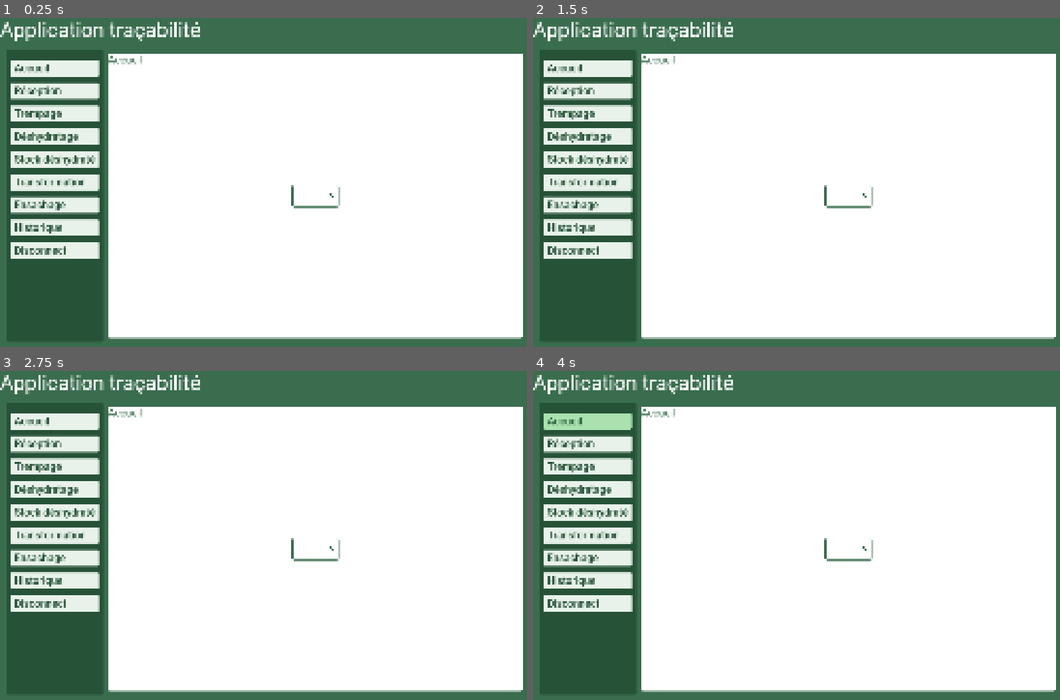
Above: before the commit, frames 1-4 (two rows, left to right).
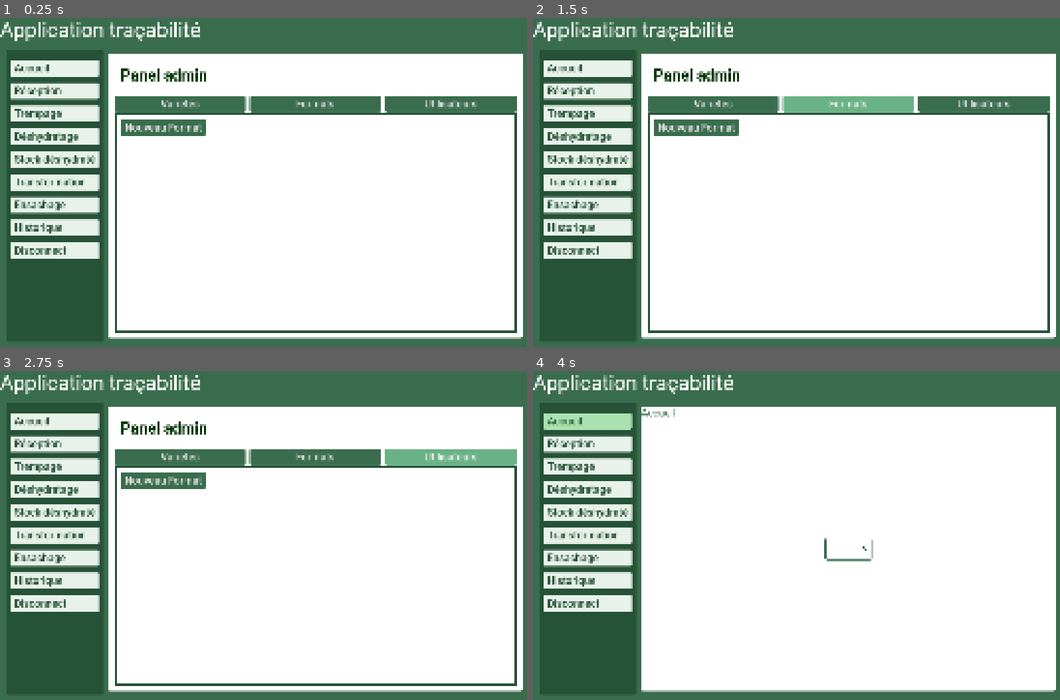
Above: after the commit, the same moments.

Repository: Animo105/tout-cru-dans-le-bec
Game: Godot game, scene res://main_app/main.tscn
Two runs of this game, one before a commit and one after it. Both use one fixed random seed, a clock stepped at 60 frames per second and the inputs below.
Inputs (mouse positions are in pixels of both pictures, inside the frame that each line leads up to):
- Up to frame 1 (0.25 s): no input
- Up to frame 2 (1.5 s): click (712, 103) at 0.5 s, where only the run after the commit has a clickable "Variétés"; click (849, 103) at 1.25 s, where only the run after the commit has a clickable "Formats"
- Up to frame 3 (2.75 s): click (453, 456) at 2 s, where only the run after the commit has a clickable "Utilisateurs"
- Up to frame 4 (4 s): click (696, 479) at 2.75 s, where only the run after the commit has a clickable "Nouveau Format"; click "Accueil" at 3.5 s

The runs differ from the first frame. In frame 1, 6.8% of the frame differs, in the area x 20-99%, y 11-96%; in frame 2, 6.8%; in frame 3, 6.8%; in frame 4, nothing differs.
Error after the commit: Parse Error: Identifier "ErrorService" not declared in the current scope. (res://scenes/admin_panel/admin_scenes/format_panel.gd:29)

Commit message:
Ajout d'un ConfirmPopup, start d'un panel admin et 3/4 autre affaire

Diff:
--- a/app_init.gd
+++ b/app_init.gd
@@ -16,6 +16,12 @@
 @onready var login_button: Button = $Login/PanelContainer/MarginContainer/VBoxContainer/LoginButton
 @onready var error_login_label: Label = $Login/PanelContainer/MarginContainer/VBoxContainer/ErrorMsg
 
+func clear() -> void:
+	username_line_edit.text = ""
+	mot_de_passe_line_edit.text = ""
+	error_login_label.text = ""
+	url_option_button.button_pressed = false
+
 # Called when the node enters the scene tree for the first time.
 func _ready() -> void:
 	# check si l'adresse par défaut existe
@@ -31,6 +37,7 @@
 	file.close()
 	url_textline.text = ip
 	HttpHelper.BASE_URL = ip
+	clear()
 
 
 func _on_set_url_button_pressed() -> void:
@@ -47,7 +54,6 @@
 
 func _on_button_toggled(toggled_on: bool) -> void:
 	url_option_panel.visible = toggled_on
-
 
 func _on_login_button_pressed() -> void:
 	login_button.disabled = true
@@ -75,4 +81,5 @@
 	Globals.is_admin = result_data.get("isAdmin", false)
 	HttpHelper.add_headers("Authorization: Bearer %s" % token)
 	# load some stuff up
+	clear()
 	SceneManager.load_from_file("res://main_app/main.tscn", false)
--- /dev/null
+++ b/assets/themes/label_title.tres
@@ -0,0 +1,15 @@
+[gd_resource type="Theme" format=3 uid="uid://cbrmgvtgi1by7"]
+
+[ext_resource type="FontFile" uid="uid://d040xuhd706he" path="res://assets/fonts/Roboto-Bold.ttf" id="1_jy71s"]
+
+[sub_resource type="StyleBoxEmpty" id="StyleBoxEmpty_q24ba"]
+content_margin_left = 30.0
+content_margin_top = 30.0
+content_margin_right = 30.0
+content_margin_bottom = 50.0
+
+[resource]
+Label/colors/font_color = Color(0, 0.19215687, 0, 1)
+Label/font_sizes/font_size = 75
+Label/fonts/font = ExtResource("1_jy71s")
+Label/styles/normal = SubResource("StyleBoxEmpty_q24ba")
--- /dev/null
+++ b/globals/autoloads/error_service/error_service.gd
@@ -0,0 +1,13 @@
+extends CanvasLayer
+
+@onready var label: Label = $PanelContainer/Label
+@onready var panel_container: PanelContainer = $PanelContainer
+@onready var timer: Timer = $Timer
+
+func display_error(text : String, time_s : float = 5):
+	label.text = text
+	panel_container.show()
+	timer.start(time_s)
+
+func _on_timer_timeout() -> void:
+	panel_container.hide()
--- /dev/null
+++ b/globals/autoloads/error_service/error_service.tscn
@@ -0,0 +1,46 @@
+[gd_scene format=3 uid="uid://b7mqutog2g2li"]
+
+[ext_resource type="Script" uid="uid://bi367alqve6qq" path="res://globals/autoloads/error_service/error_service.gd" id="1_et5tc"]
+
+[sub_resource type="StyleBoxFlat" id="StyleBoxFlat_et5tc"]
+content_margin_left = 20.0
+content_margin_top = 10.0
+content_margin_right = 20.0
+content_margin_bottom = 10.0
+bg_color = Color(0.827451, 0.9098039, 0.827451, 1)
+border_width_left = 5
+border_width_top = 5
+border_width_right = 5
+border_width_bottom = 5
+border_color = Color(0.14901961, 0.32156864, 0.21568628, 1)
+corner_radius_top_left = 10
+corner_radius_top_right = 10
+corner_radius_bottom_right = 10
+corner_radius_bottom_left = 10
+
+[node name="ErrorService" type="CanvasLayer" unique_id=1002230466]
+layer = 15
+script = ExtResource("1_et5tc")
+
+[node name="PanelContainer" type="PanelContainer" parent="." unique_id=248882557]
+visible = false
+anchors_preset = 2
+anchor_top = 1.0
+anchor_bottom = 1.0
+offset_left = 15.0
+offset_top = -95.0
+offset_right = 369.0
+offset_bottom = -15.0
+grow_vertical = 0
+theme_override_styles/panel = SubResource("StyleBoxFlat_et5tc")
+
+[node name="Label" type="Label" parent="PanelContainer" unique_id=1028355508]
+layout_mode = 2
+theme_override_colors/font_color = Color(0.9898438, 3.946722e-06, 7.70092e-07, 1)
+text = "ERROR LABEL"
+
+[node name="Timer" type="Timer" parent="." unique_id=208800745]
+wait_time = 5.0
+one_shot = true
+
+[connection signal="timeout" from="Timer" to="." method="_on_timer_timeout"]
--- a/globals/autoloads/globals.gd
+++ b/globals/autoloads/globals.gd
@@ -1,3 +1,5 @@
 extends Node
 
 var is_admin : bool = false
+
+var formats : Array[Format] = []
--- a/globals/dto/format.gd
+++ b/globals/dto/format.gd
@@ -18,3 +18,7 @@
 
 func to_request() -> Dictionary:
 	return {"format" : format}
+
+func to_byte_array() -> PackedByteArray:
+	var d = to_request()
+	return JSON.stringify(d).to_utf8_buffer()
--- a/main_app/main.gd
+++ b/main_app/main.gd
@@ -7,11 +7,16 @@
 @onready var stock_deshydrate: Control = $VBoxContainer/MarginContainer/HBoxContainer/MarginContainer/StockDeshydrate
 @onready var transformation: Control = $VBoxContainer/MarginContainer/HBoxContainer/MarginContainer/Transformation
 @onready var trempage: Control = $VBoxContainer/MarginContainer/HBoxContainer/MarginContainer/Trempage
+@onready var admin_panel: PanelContainer = $VBoxContainer/MarginContainer/HBoxContainer/MarginContainer/AdminPanel
+
+
+@onready var admin_button: Button = $VBoxContainer/MarginContainer/HBoxContainer/NavBarContainer/MarginContainer/VBoxContainer/AdminButton
 
 var scenes: Array[Control]
 
 # Called when the node enters the scene tree for the first time.
 func _ready() -> void:
+	admin_button.visible = Globals.is_admin
 	scenes = [
 		accueil,
 		deshydratage,
@@ -20,12 +25,9 @@
 		reception,
 		stock_deshydrate,
 		transformation,
-		trempage
+		trempage,
+		admin_panel
 	]
-
-# Called every frame. 'delta' is the elapsed time since the previous frame.
-func _process(delta: float) -> void:
-	pass
 
 func hideAll() -> void:
 	for x in scenes:
@@ -68,6 +70,9 @@
 	hideAll()
 	historique.show()
 
+func _on_admin_button_pressed() -> void:
+	hideAll()
+	admin_panel.show()
 
 func _on_deconexion_pressed() -> void:
 	SceneManager.load_previous_scene()
--- a/main_app/main.tscn
+++ b/main_app/main.tscn
@@ -10,6 +10,7 @@
 [ext_resource type="PackedScene" uid="uid://b0l45878o5ckr" path="res://scenes/StockDeshydrate.tscn" id="9_w48qg"]
 [ext_resource type="PackedScene" uid="uid://btbsibkhf616m" path="res://scenes/Transformation.tscn" id="10_vivmo"]
 [ext_resource type="PackedScene" uid="uid://b8shh4tfv0o53" path="res://scenes/Trempage.tscn" id="11_2cqfq"]
+[ext_resource type="PackedScene" uid="uid://c1bkkovv8oj5q" path="res://scenes/admin_panel/admin_panel.tscn" id="11_4myji"]
 
 [node name="Main" type="Control" unique_id=1765879044]
 layout_mode = 3
@@ -109,6 +110,10 @@
 "
 alignment = 0
 
+[node name="AdminButton" type="Button" parent="VBoxContainer/MarginContainer/HBoxContainer/NavBarContainer/MarginContainer/VBoxContainer" unique_id=720671242]
+layout_mode = 2
+text = "Panel admin"
+
 [node name="Deconexion" type="Button" parent="VBoxContainer/MarginContainer/HBoxContainer/NavBarContainer/MarginContainer/VBoxContainer" unique_id=406435515]
 layout_mode = 2
 text = "Disconnect"
@@ -123,6 +128,7 @@
 theme_override_constants/margin_bottom = 20
 
 [node name="Accueil" parent="VBoxContainer/MarginContainer/HBoxContainer/MarginContainer" unique_id=950256363 instance=ExtResource("4_7mycd")]
+visible = false
 layout_mode = 2
 
 [node name="Deshydratage" parent="VBoxContainer/MarginContainer/HBoxContainer/MarginContainer" unique_id=1615760622 instance=ExtResource("5_272bh")]
@@ -153,6 +159,9 @@
 visible = false
 layout_mode = 2
 
+[node name="AdminPanel" parent="VBoxContainer/MarginContainer/HBoxContainer/MarginContainer" unique_id=1385802005 instance=ExtResource("11_4myji")]
+layout_mode = 2
+
 [connection signal="pressed" from="VBoxContainer/MarginContainer/HBoxContainer/NavBarContainer/MarginContainer/VBoxContainer/Accueil" to="." method="_on_accueil_pressed"]
 [connection signal="pressed" from="VBoxContainer/MarginContainer/HBoxContainer/NavBarContainer/MarginContainer/VBoxContainer/Reception" to="." method="_on_reception_pressed"]
 [connection signal="pressed" from="VBoxContainer/MarginContainer/HBoxContainer/NavBarContainer/MarginContainer/VBoxContainer/Trempage" to="." method="_on_trempage_pressed"]
@@ -161,4 +170,5 @@
 [connection signal="pressed" from="VBoxContainer/MarginContainer/HBoxContainer/NavBarContainer/MarginContainer/VBoxContainer/transformation" to="." method="_on_transformation_pressed"]
 [connection signal="pressed" from="VBoxContainer/MarginContainer/HBoxContainer/NavBarContainer/MarginContainer/VBoxContainer/Ensachage" to="." method="_on_ensachage_pressed"]
 [connection signal="pressed" from="VBoxContainer/MarginContainer/HBoxContainer/NavBarContainer/MarginContainer/VBoxContainer/Historique" to="." method="_on_historique_pressed"]
+[connection signal="pressed" from="VBoxContainer/MarginContainer/HBoxContainer/NavBarContainer/MarginContainer/VBoxContainer/AdminButton" to="." method="_on_admin_button_pressed"]
 [connection signal="pressed" from="VBoxContainer/MarginContainer/HBoxContainer/NavBarContainer/MarginContainer/VBoxContainer/Deconexion" to="." method="_on_deconexion_pressed"]
--- /dev/null
+++ b/pop_up/pop_up.gd
@@ -0,0 +1,47 @@
+extends CanvasLayer
+class_name ConfirmPanel
+
+signal answered
+
+var is_confirmed : bool
+var edit_line_value : String :
+	get():
+		return _edit_line.text
+
+@onready var _title: Label = $CenterContainer/PanelContainer/MarginContainer/VBoxContainer/Title
+
+@onready var _edit_line: LineEdit = $CenterContainer/PanelContainer/MarginContainer/VBoxContainer/Edit
+@onready var _text_label: Label = $CenterContainer/PanelContainer/MarginContainer/VBoxContainer/Text
+
+func _reset():
+	_title.text = "PopUp"
+	_text_label.text = ""
+	_text_label.hide()
+	_edit_line.hide()
+	_edit_line.text = ""
+
+func open_popup_with_text(title : String, text : String):
+	_title.text = title
+	_reset()
+	_text_label.text = text
+	_text_label.show()
+	show()
+
+func open_popup_with_edit_line(title : String, value : String):
+	_title.text = title
+	_reset()
+	_edit_line.text = value
+	_edit_line.show()
+	show()
+
+
+func _on_confirmer_pressed() -> void:
+	hide()
+	is_confirmed = true
+	answered.emit()
+
+
+func _on_annuler_pressed() -> void:
+	hide()
+	is_confirmed = false
+	answered.emit()
--- /dev/null
+++ b/pop_up/pop_up.tscn
@@ -0,0 +1,71 @@
+[gd_scene format=3 uid="uid://c512kt248fv6q"]
+
+[ext_resource type="Theme" uid="uid://baf6xmff37gsi" path="res://assets/themes/dark_theme.tres" id="1_sctb4"]
+[ext_resource type="Script" uid="uid://dag10khhg04sb" path="res://pop_up/pop_up.gd" id="2_h5bqt"]
+
+[sub_resource type="StyleBoxFlat" id="StyleBoxFlat_g4v7s"]
+bg_color = Color(0, 0, 0, 0.12156863)
+
+[node name="PopUp" type="CanvasLayer" unique_id=1916853674]
+script = ExtResource("2_h5bqt")
+
+[node name="Panel" type="Panel" parent="." unique_id=18879720]
+anchors_preset = 15
+anchor_right = 1.0
+anchor_bottom = 1.0
+grow_horizontal = 2
+grow_vertical = 2
+theme_override_styles/panel = SubResource("StyleBoxFlat_g4v7s")
+
+[node name="CenterContainer" type="CenterContainer" parent="." unique_id=902457135]
+anchors_preset = 15
+anchor_right = 1.0
+anchor_bottom = 1.0
+grow_horizontal = 2
+grow_vertical = 2
+
+[node name="PanelContainer" type="PanelContainer" parent="CenterContainer" unique_id=486526588]
+layout_mode = 2
+theme = ExtResource("1_sctb4")
+
+[node name="MarginContainer" type="MarginContainer" parent="CenterContainer/PanelContainer" unique_id=278190599]
+layout_mode = 2
+theme_override_constants/margin_left = 30
+theme_override_constants/margin_top = 30
+theme_override_constants/margin_right = 30
+theme_override_constants/margin_bottom = 30
+
+[node name="VBoxContainer" type="VBoxContainer" parent="CenterContainer/PanelContainer/MarginContainer" unique_id=1567833545]
+layout_mode = 2
+theme_override_constants/separation = 30
+
+[node name="Title" type="Label" parent="CenterContainer/PanelContainer/MarginContainer/VBoxContainer" unique_id=1149557022]
+layout_mode = 2
+text = "Title"
+
+[node name="Edit" type="LineEdit" parent="CenterContainer/PanelContainer/MarginContainer/VBoxContainer" unique_id=114963847]
+visible = false
+layout_mode = 2
+
+[node name="Text" type="Label" parent="CenterContainer/PanelContainer/MarginContainer/VBoxContainer" unique_id=395262550]
+visible = false
+custom_minimum_size = Vector2(600, 0)
+layout_mode = 2
+autowrap_mode = 3
+
+[node name="HBoxContainer" type="HBoxContainer" parent="CenterContainer/PanelContainer/MarginContainer/VBoxContainer" unique_id=2092677490]
+layout_mode = 2
+theme_override_constants/separation = 30
+
+[node name="Confirmer" type="Button" parent="CenterContainer/PanelContainer/MarginContainer/VBoxContainer/HBoxContainer" unique_id=756220278]
+custom_minimum_size = Vector2(300, 0)
+layout_mode = 2
+text = "Confirmer"
+
+[node name="Annuler" type="Button" parent="CenterContainer/PanelContainer/MarginContainer/VBoxContainer/HBoxContainer" unique_id=2134284060]
+custom_minimum_size = Vector2(300, 0)
+layout_mode = 2
+text = "Annuler"
+
+[connection signal="pressed" from="CenterContainer/PanelContainer/MarginContainer/VBoxContainer/HBoxContainer/Confirmer" to="." method="_on_confirmer_pressed"]
+[connection signal="pressed" from="CenterContainer/PanelContainer/MarginContainer/VBoxContainer/HBoxContainer/Annuler" to="." method="_on_annuler_pressed"]
--- /dev/null
+++ b/scenes/admin_panel/admin_panel.tscn
@@ -0,0 +1,66 @@
+[gd_scene format=3 uid="uid://c1bkkovv8oj5q"]
+
+[ext_resource type="Theme" uid="uid://cbrmgvtgi1by7" path="res://assets/themes/label_title.tres" id="1_tvw0j"]
+[ext_resource type="PackedScene" uid="uid://dlcqpc2aaay8f" path="res://scenes/admin_panel/admin_scenes/format_panel.tscn" id="2_cqc4f"]
+[ext_resource type="PackedScene" uid="uid://c512kt248fv6q" path="res://pop_up/pop_up.tscn" id="5_smfo1"]
+
+[sub_resource type="StyleBoxFlat" id="StyleBoxFlat_et5tc"]
+bg_color = Color(1, 1, 1, 1)
+border_width_left = 10
+border_width_top = 10
+border_width_right = 10
+border_width_bottom = 10
+border_color = Color(0.14901961, 0.32156864, 0.21568628, 1)
+
+[node name="AdminPanel" type="PanelContainer" unique_id=1385802005]
+anchors_preset = 15
+anchor_right = 1.0
+anchor_bottom = 1.0
+grow_horizontal = 2
+grow_vertical = 2
+
+[node name="MarginContainer" type="MarginContainer" parent="." unique_id=641677508]
+layout_mode = 2
+theme_override_constants/margin_left = 30
+theme_override_constants/margin_top = 30
+theme_override_constants/margin_right = 30
+theme_override_constants/margin_bottom = 30
+
+[node name="VBoxContainer" type="VBoxContainer" parent="MarginContainer" unique_id=688072835]
+layout_mode = 2
+
+[node name="Label" type="Label" parent="MarginContainer/VBoxContainer" unique_id=277982311]
+layout_mode = 2
+theme = ExtResource("1_tvw0j")
+text = "Panel admin"
+
+[node name="HBoxContainer" type="HBoxContainer" parent="MarginContainer/VBoxContainer" unique_id=494700763]
+layout_mode = 2
+theme_override_constants/separation = 20
+alignment = 1
+
+[node name="VarietyButton" type="Button" parent="MarginContainer/VBoxContainer/HBoxContainer" unique_id=585704735]
+layout_mode = 2
+size_flags_horizontal = 3
+text = "Variétés"
+
+[node name="FromatButton" type="Button" parent="MarginContainer/VBoxContainer/HBoxContainer" unique_id=1851021614]
+layout_mode = 2
+size_flags_horizontal = 3
+text = "Formats"
+
+[node name="UserButton" type="Button" parent="MarginContainer/VBoxContainer/HBoxContainer" unique_id=1330687453]
+layout_mode = 2
+size_flags_horizontal = 3
+text = "Utilisateurs"
+
+[node name="PanelContainer" type="PanelContainer" parent="MarginContainer/VBoxContainer" unique_id=1260310403]
+layout_mode = 2
+size_flags_vertical = 3
+theme_override_styles/panel = SubResource("StyleBoxFlat_et5tc")
+
+[node name="FormatPanel" parent="MarginContainer/VBoxContainer/PanelContainer" unique_id=1670210616 instance=ExtResource("2_cqc4f")]
+layout_mode = 2
+
+[node name="PopUp" parent="." unique_id=519498358 instance=ExtResource("5_smfo1")]
+visible = false
--- /dev/null
+++ b/scenes/admin_panel/admin_scenes/format_panel.gd
@@ -0,0 +1,43 @@
+extends PanelContainer
+
+@onready var pop_up: ConfirmPanel = $PopUp
+@onready var format_list: VBoxContainer = $MarginContainer/FormatList
+
+var fields : Dictionary[int, Field] = {}
+
+func _ready() -> void:
+	for format in Globals.formats:
+		new_format_field(format)
+
+func new_format_field(format : Format):
+	var field := Field.instantiate()
+	field.text_value = format.format
+	field.del_pressed.connect(on_delete.bind(format.id))
+	field.edit_pressed.connect(on_edit.bind(format.id))
+	fields[format.id] = field
+	format_list.add_child(field)
+
+func _on_new_format_button_pressed() -> void:
+	pop_up.open_popup_with_edit_line("Nouveau Format", "")
+	await pop_up.answered
+	if pop_up.is_confirmed:
+		var format_name : String = pop_up.edit_line_value
+		var format : Format = Format.new()
+		format.format = format_name
+		var res := await HttpHelper.request("/api/format", HTTPClient.METHOD_POST, format.to_byte_array())
+		if res.result != 0:
+			ErrorService.display_error("Serveur injoignable.", 5)
+			return
+		if res.response_code != 200:
+			ErrorService.display_error("Erreur du serveur: %s" % res.response_code, 5)
+			return
+		var response : Dictionary = JSON.parse_string(res.body.get_string_from_utf8())
+		var new_format : Format = Format.from_response(response)
+		new_format_field(new_format)
+		Globals.formats.append(new_format)
+
+func on_delete(id : int):
+	prints("Delete", id)
+
+func on_edit(id : int):
+	prints("Edit", id)
--- /dev/null
+++ b/scenes/admin_panel/admin_scenes/format_panel.tscn
@@ -0,0 +1,38 @@
+[gd_scene format=3 uid="uid://dlcqpc2aaay8f"]
+
+[ext_resource type="Script" uid="uid://c1e0mbecg3rhf" path="res://scenes/admin_panel/admin_scenes/format_panel.gd" id="1_awkre"]
+[ext_resource type="PackedScene" uid="uid://c512kt248fv6q" path="res://pop_up/pop_up.tscn" id="2_thgcg"]
+
+[node name="FormatPanel" type="PanelContainer" unique_id=1670210616]
+anchors_preset = 15
+anchor_right = 1.0
+anchor_bottom = 1.0
+grow_horizontal = 2
+grow_vertical = 2
+script = ExtResource("1_awkre")
+
+[node name="MarginContainer" type="MarginContainer" parent="." unique_id=1974150205]
+layout_mode = 2
+theme_override_constants/margin_left = 20
+theme_override_constants/margin_top = 20
+theme_override_constants/margin_right = 20
+theme_override_constants/margin_bottom = 20
+
+[node name="FormatList" type="VBoxContainer" parent="MarginContainer" unique_id=1390501849]
+layout_mode = 2
+
+[node name="HBoxContainer" type="HBoxContainer" parent="MarginContainer/FormatList" unique_id=1353633245]
+layout_mode = 2
+
+[node name="NewFormatButton" type="Button" parent="MarginContainer/FormatList/HBoxContainer" unique_id=837344334]
+layout_mode = 2
+text = "Nouveau Format"
+
+[node name="HSeparator" type="HSeparator" parent="MarginContainer/FormatList" unique_id=1183651355]
+layout_mode = 2
+theme_override_constants/separation = 30
+
+[node name="PopUp" parent="." unique_id=519498358 instance=ExtResource("2_thgcg")]
+visible = false
+
+[connection signal="pressed" from="MarginContainer/FormatList/HBoxContainer/NewFormatButton" to="." method="_on_new_format_button_pressed"]
--- /dev/null
+++ b/scenes/admin_panel/field.gd
@@ -0,0 +1,27 @@
+extends HBoxContainer
+class_name Field
+
+const FIELD = preload("uid://b5kw1d6r8tm0e")
+
+static func instantiate() -> Field:
+	return FIELD.instantiate()
+
+
+@onready var label: Label = $Label
+var text_value : String = "" : set = _set_text
+
+func _set_text(v : String):
+	text_value = v
+	if label: label.text = v
+
+func _ready() -> void:
+	label.text = text_value
+
+signal edit_pressed
+signal del_pressed
+
+func _on_edit_button_pressed():
+	edit_pressed.emit()
+
+func _on_del_button_pressed():
+	del_pressed.emit()
--- /dev/null
+++ b/scenes/admin_panel/field.tscn
@@ -0,0 +1,31 @@
+[gd_scene format=3 uid="uid://b5kw1d6r8tm0e"]
+
+[ext_resource type="Script" uid="uid://be3arpmh76r8m" path="res://scenes/admin_panel/field.gd" id="1_68k0w"]
+
+[node name="Field" type="HBoxContainer" unique_id=2135590530]
+anchors_preset = 10
+anchor_right = 1.0
+offset_bottom = 60.0
+grow_horizontal = 2
+size_flags_horizontal = 3
+script = ExtResource("1_68k0w")
+
+[node name="Label" type="Label" parent="." unique_id=588506070]
+layout_mode = 2
+size_flags_horizontal = 3
+text = "AAAA"
+
+[node name="EditButton" type="Button" parent="." unique_id=810741842]
+custom_minimum_size = Vector2(200, 0)
+layout_mode = 2
+theme_override_font_sizes/font_size = 35
+text = "Modifier"
+
+[node name="DelButton" type="Button" parent="." unique_id=1314763147]
+custom_minimum_size = Vector2(200, 0)
+layout_mode = 2
+theme_override_font_sizes/font_size = 35
+text = "Supprimer"
+
+[connection signal="pressed" from="EditButton" to="." method="_on_edit_button_pressed"]
+[connection signal="pressed" from="DelButton" to="." method="_on_del_button_pressed"]
Not shown, added: globals/autoloads/error_service/error_service.gd.uid
Not shown, added: pop_up/pop_up.gd.uid
Not shown, added: scenes/admin_panel/admin_scenes/format_panel.gd.uid
Not shown, added: scenes/admin_panel/field.gd.uid
